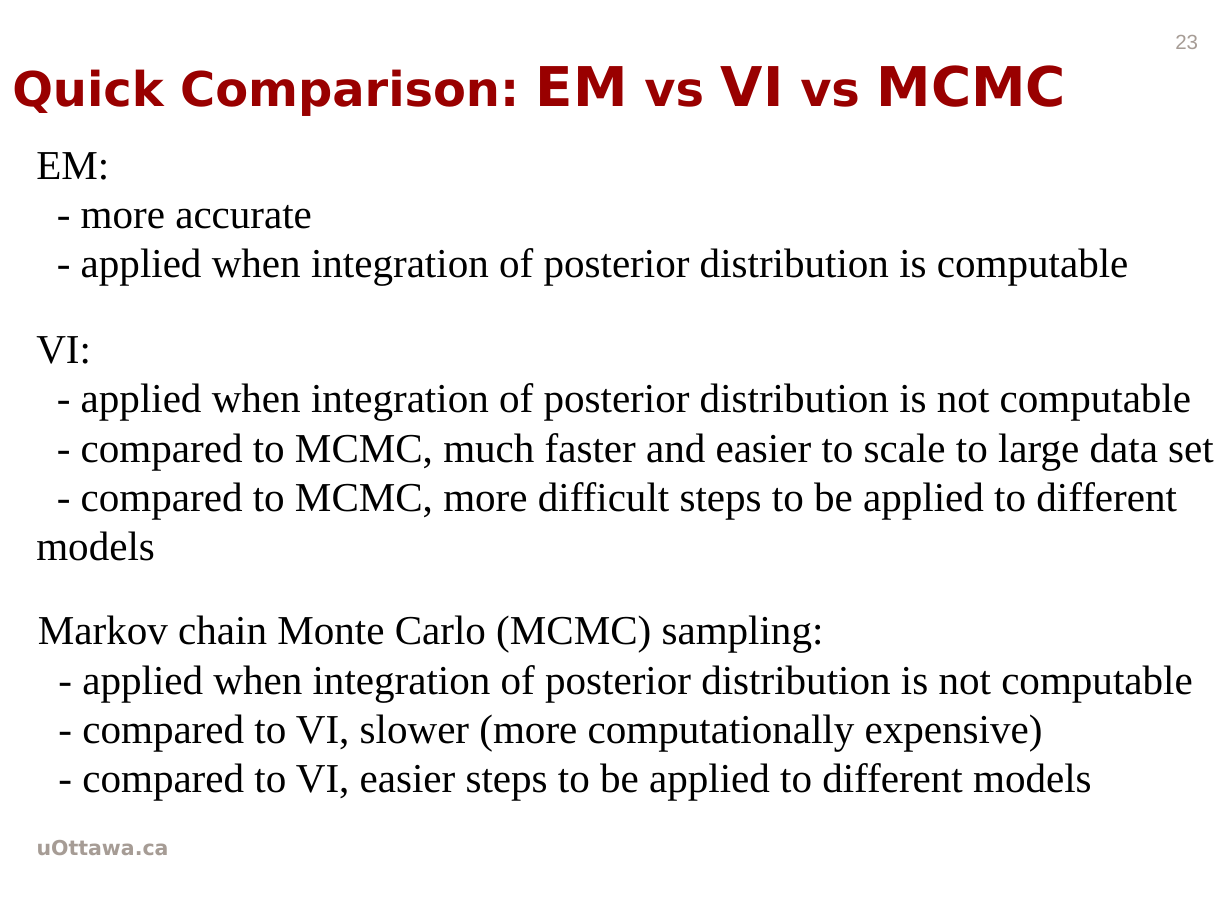
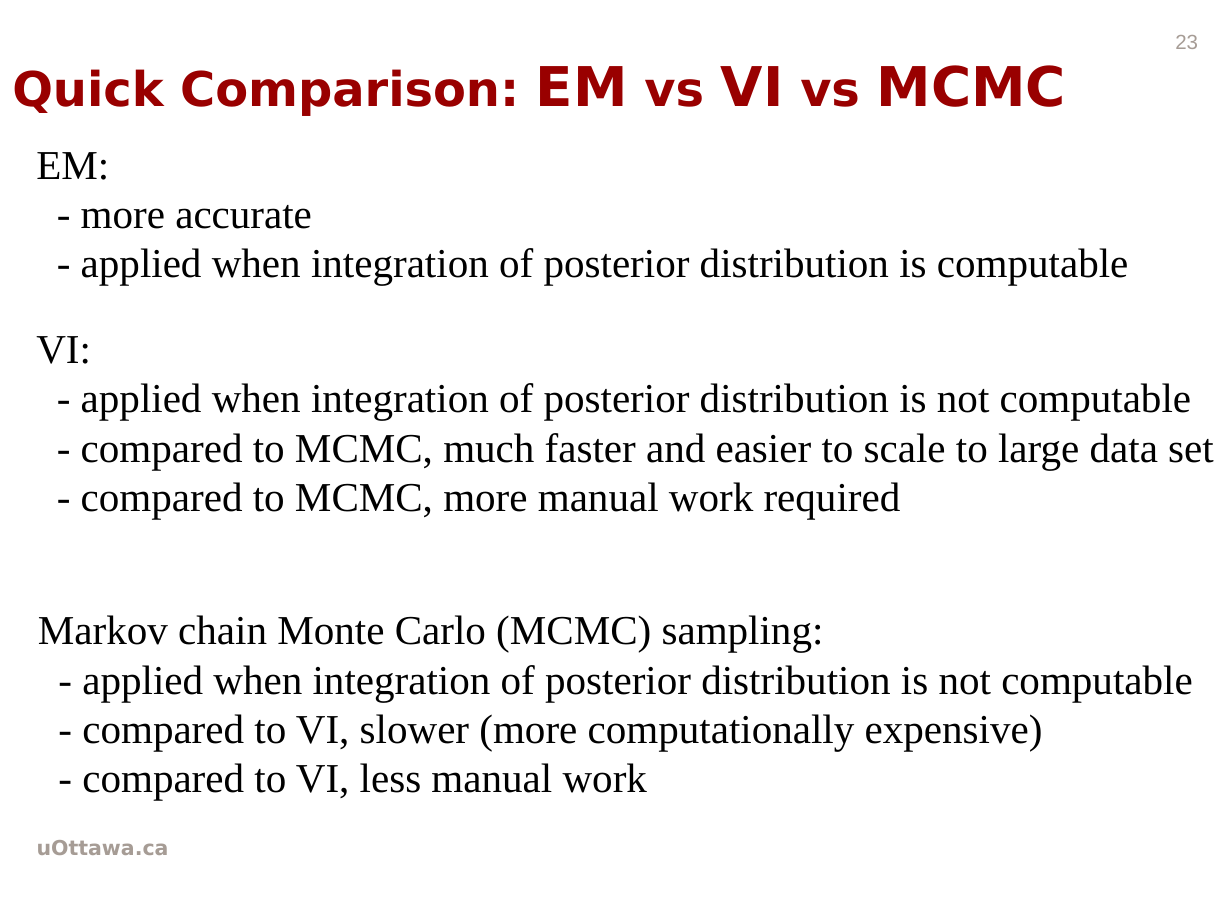
Before and after one commit to wwwmonsterlam/GraphicModelClassifierProject, a slide deck: slide 23 of presentationi.pptx. Drawn at 1232x924 pixels with LibreOffice and Linux fonts; fonts in the diff are those of the drawing; background and template pictures are left out. Boxes give left, top, right and bottom in pixels: in the first picture for what was removed or moved away, otherwise in the second. Text is boxed around its words. In the diff, an @@ line names an element or a change of style, - is before the commit and + after.

Commit message:
some updage

```diff
--- a/presentationi.pptx
+++ b/presentationi.pptx
@@ text at (x1=81, y1=482, x2=901, y2=519): text changed @@
-- compared to MCMC, more difficult steps to be applied to different models
+- compared to MCMC, more manual work required
@@ text at (x1=82, y1=763, x2=647, y2=800): text changed @@
-- compared to VI, easier steps to be applied to different models
+- compared to VI, less manual work
```
